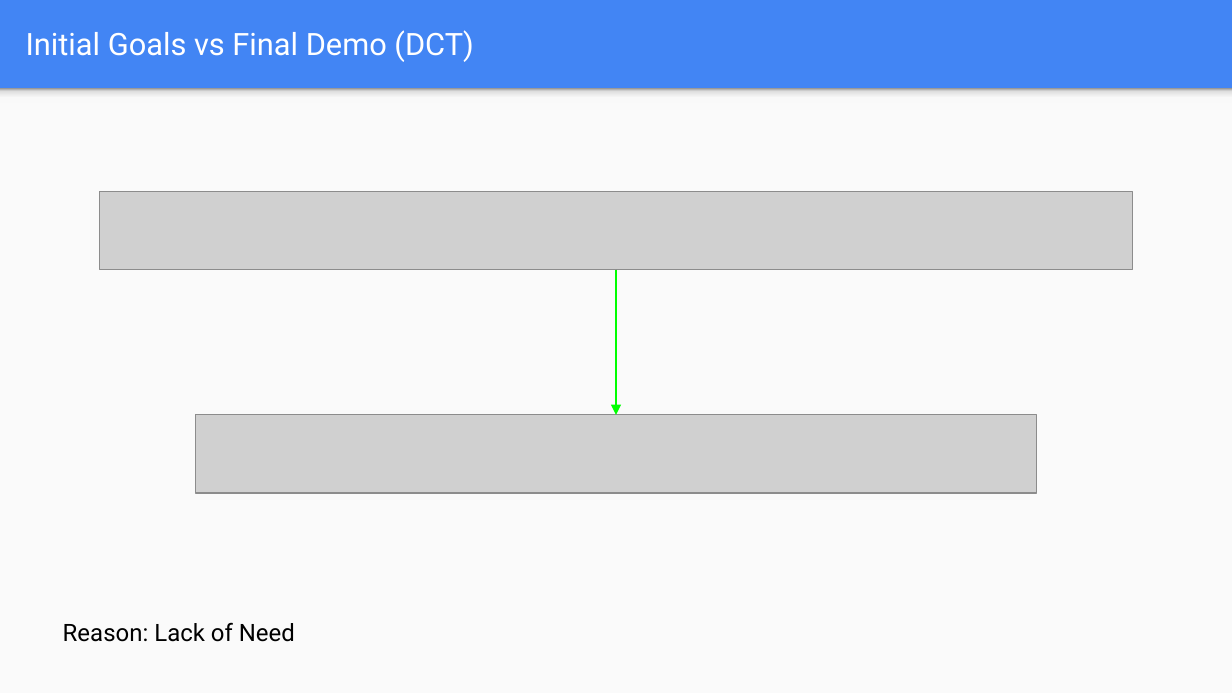
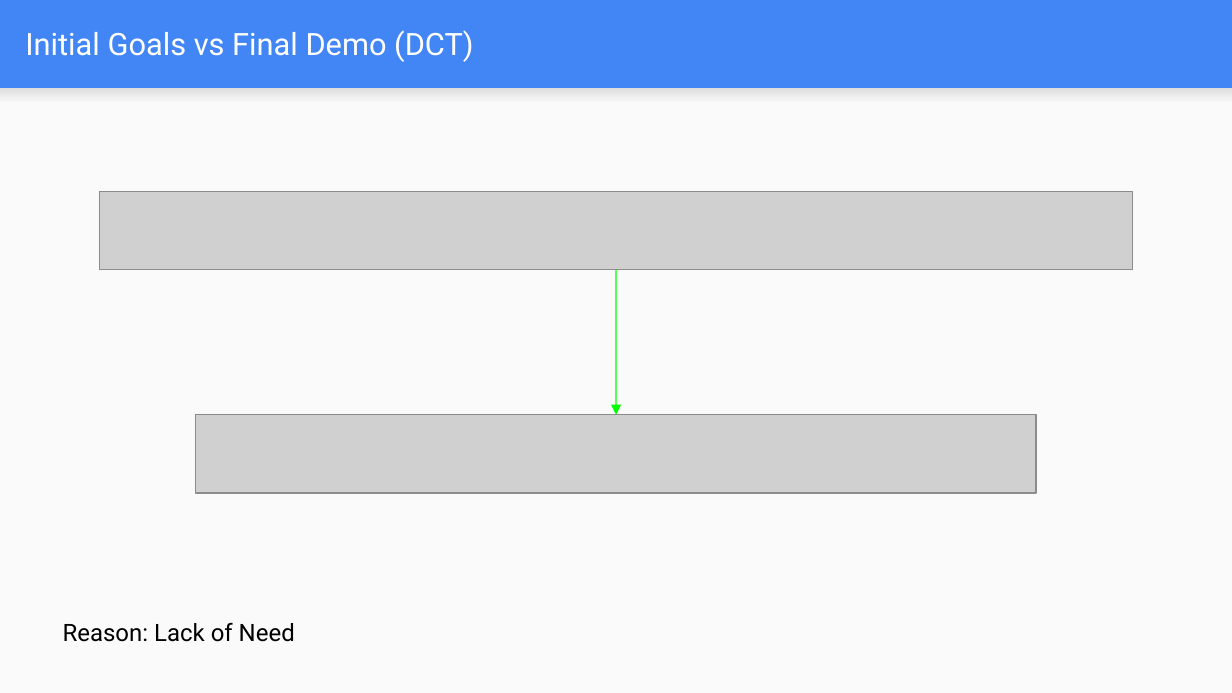
Before and after one commit to JKHHai/G4_H263_Compression, a slide deck: slide 7 of docs/H.263 Media Compression Broadcast on FPGAs Final project Demo.pptx (slide 8 before the commit). Drawn at 1232x693 pixels with LibreOffice and Linux fonts; fonts in the diff are those of the drawing; grey boxes stand for pictures. Boxes give left, top, right and bottom in pixels: in the first picture for what was removed or moved away, otherwise in the second. Text is boxed around its words. In the diff, an @@ line names an element or a change of style, - is before the commit and + after.

```diff
--- a/docs/H.263 Media Compression Broadcast on FPGAs Final project Demo.pptx
+++ b/docs/H.263 Media Compression Broadcast on FPGAs Final project Demo.pptx
@@ rectangle at bbox=[0, 89, 1232, 103]: fill gradient #F9F9F9 to #DEDEDE to #999999 to gradient #F9F9F9 to #DEDEDE @@
@@ arrow removed from (616, 270) to (616, 415) @@
@@ freeform shape added at bbox=[616, 270, 616, 415], outline #00FF00 0.74 pt @@
```
Also in this commit, not shown: 26 other slides changed, 1 slide removed, 4 other files.
